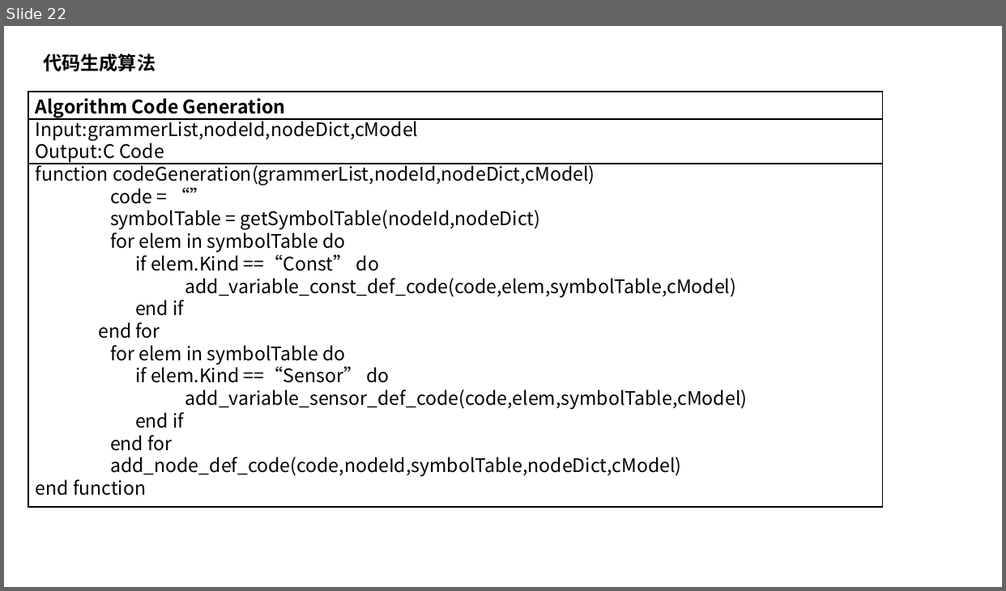
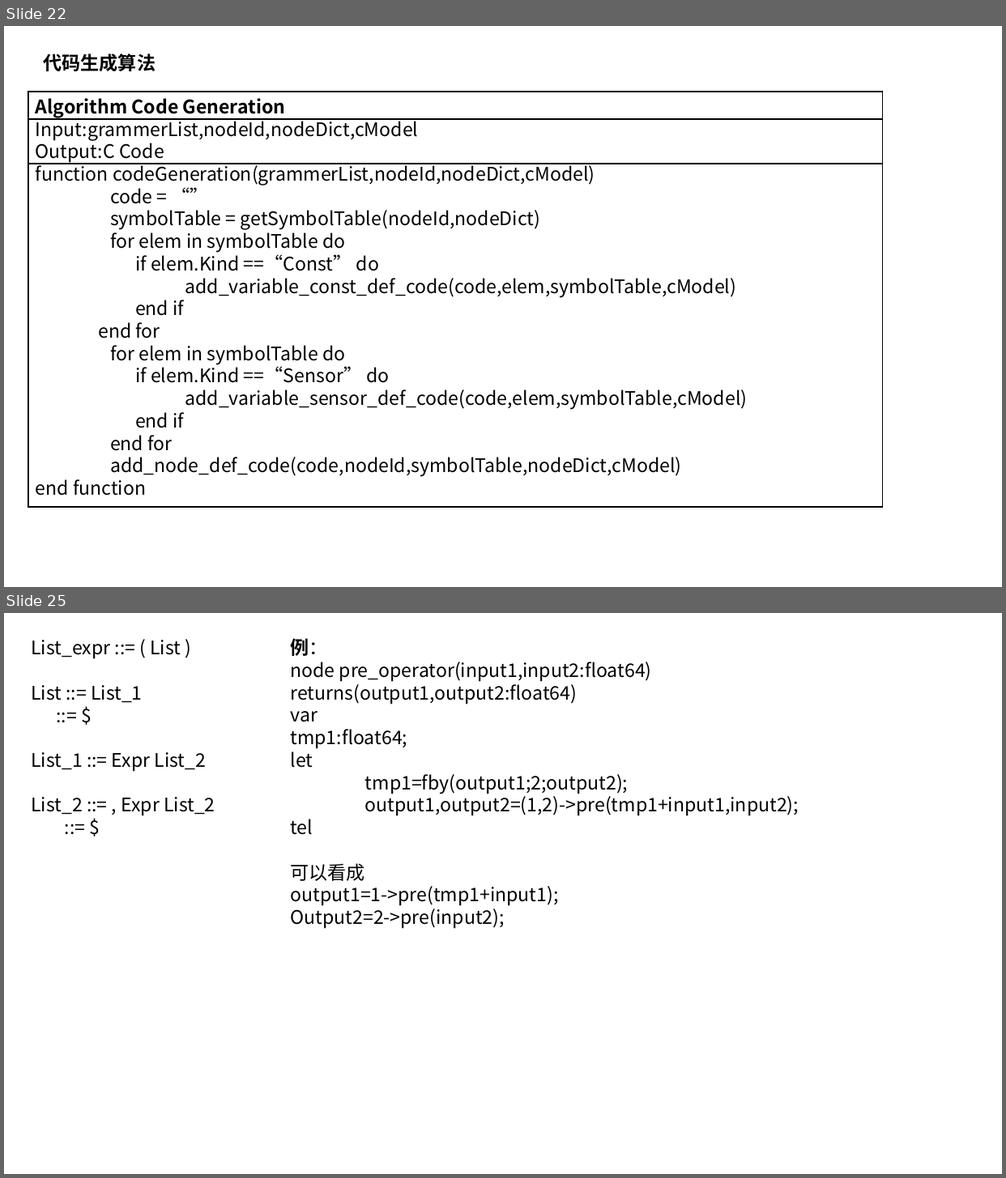
Before and after one commit to 6kuai300gmbzhc/SCADE2C, a slide deck: docs/scade.pptx. Shown one above the other, each under a label of ours: slide 22 before the commit, slides 22 and 25 after it; the slides between them are not shown. The pictures are 1006x591 and 1006x1178 pixels, drawn with LibreOffice and Linux fonts; fonts in the diff are those of the drawing. Boxes give left, top, right and bottom in pixels: in the first picture for what was removed or moved away, otherwise in the second. Text is boxed around its words. In the diff, an @@ line names an element or a change of style, - is before the commit and + after.

Commit message:
add List,have bug

```diff
--- a/docs/scade.pptx
+++ b/docs/scade.pptx
@@ slide 25 added at [4, 613, 1002, 1174], background #FFFFFF @@
@@ text added at [31, 640, 215, 816], 18 pt, text #000000 @@
+List_expr ::= ( List )
+List ::= List_1
+::= $
+List_1 ::= Expr List_2
+List_2 ::= , Expr List_2
+::= $
@@ text added at [291, 638, 799, 929], 18 pt, text #000000 @@
+例：
+node pre_operator(input1,input2:float64) returns(output1,output2:float64)
+var
+tmp1:float64;
+let
+tmp1=fby(output1;2;output2);
+output1,output2=(1,2)->pre(tmp1+input1,input2);
+tel
+可以看成
+output1=1->pre(tmp1+input1);
+Output2=2->pre(input2);
```
Also in this commit, not shown: 4 other slides added, 10 other files.
